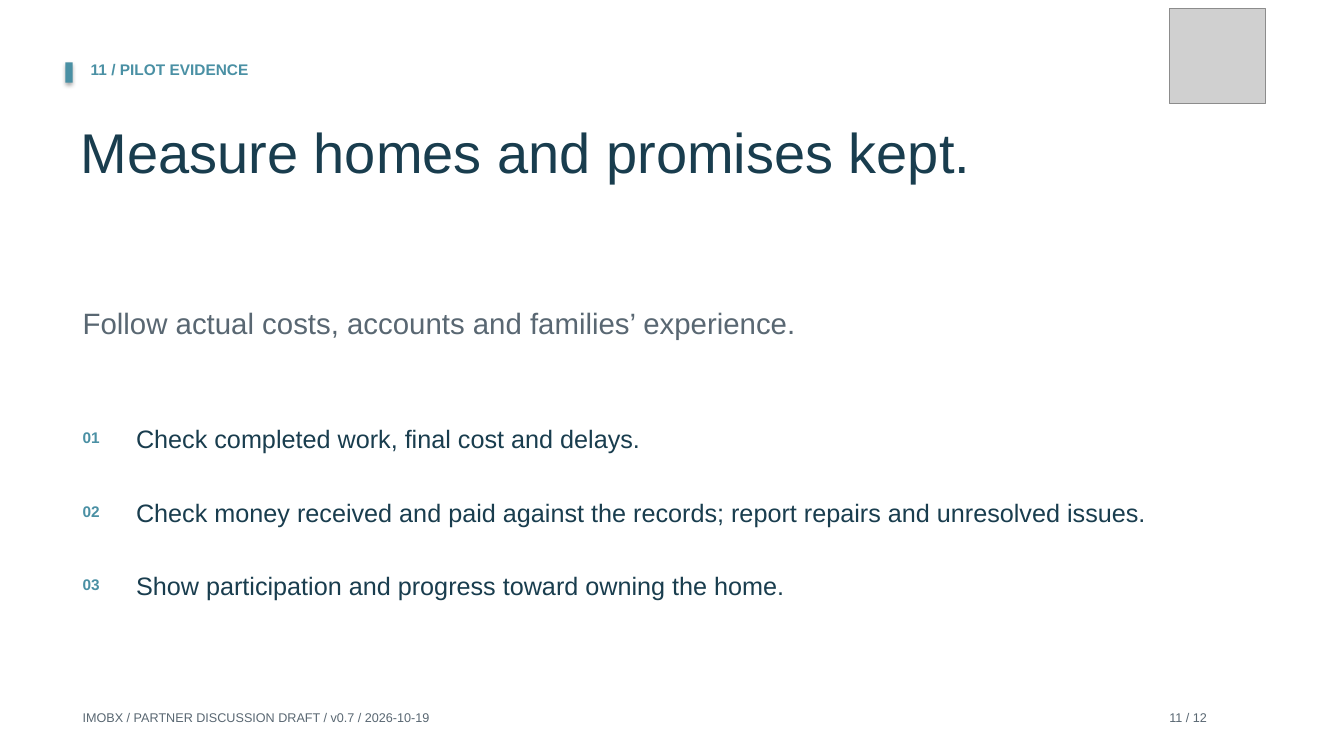
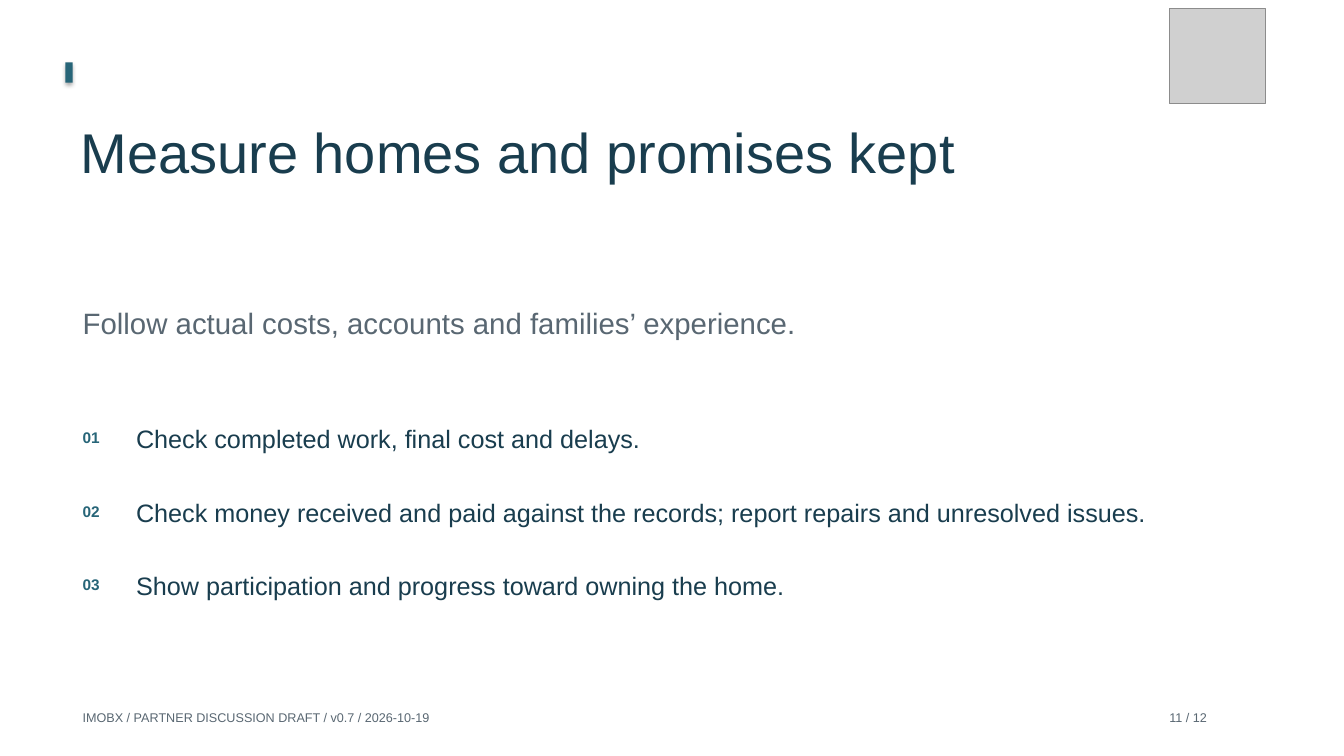
Before and after one commit to Siah-kin/imobx-website, a slide deck: slide 11 of pitchdeck.pptx. Drawn at 1344x756 pixels with LibreOffice and Linux fonts; fonts in the diff are those of the drawing; grey boxes stand for pictures. Boxes give left, top, right and bottom in pixels: in the first picture for what was removed or moved away, otherwise in the second. Text is boxed around its words. In the diff, an @@ line names an element or a change of style, - is before the commit and + after.

```diff
--- a/pitchdeck.pptx
+++ b/pitchdeck.pptx
@@ rectangle at (x1=66, y1=63, x2=73, y2=83): fill #4A90A4 to #276578 @@
@@ text removed at (x1=91, y1=64, x2=249, y2=75) @@
-11 / PILOT EVIDENCE
@@ text at (x1=81, y1=132, x2=955, y2=183): text changed @@
-Measure homes and promises kept.
+Measure homes and promises kept
@@ text colour #4A90A4 to #276578 in 3 elements at (x1=83, y1=432, x2=100, y2=443), (x1=83, y1=506, x2=100, y2=517), (x1=83, y1=579, x2=100, y2=590) @@
```
Also in this commit, not shown: 11 other slides changed, 38 other files.
